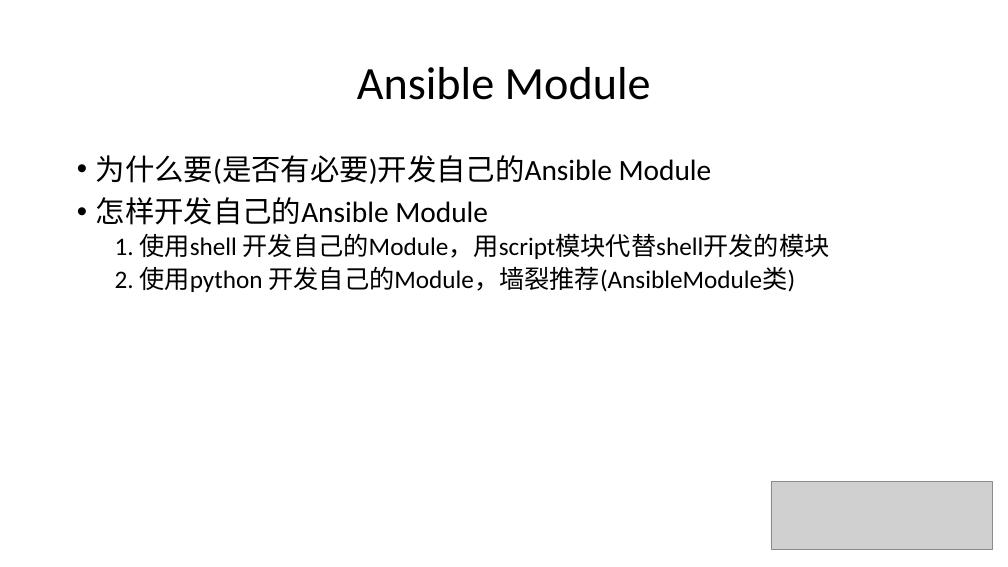
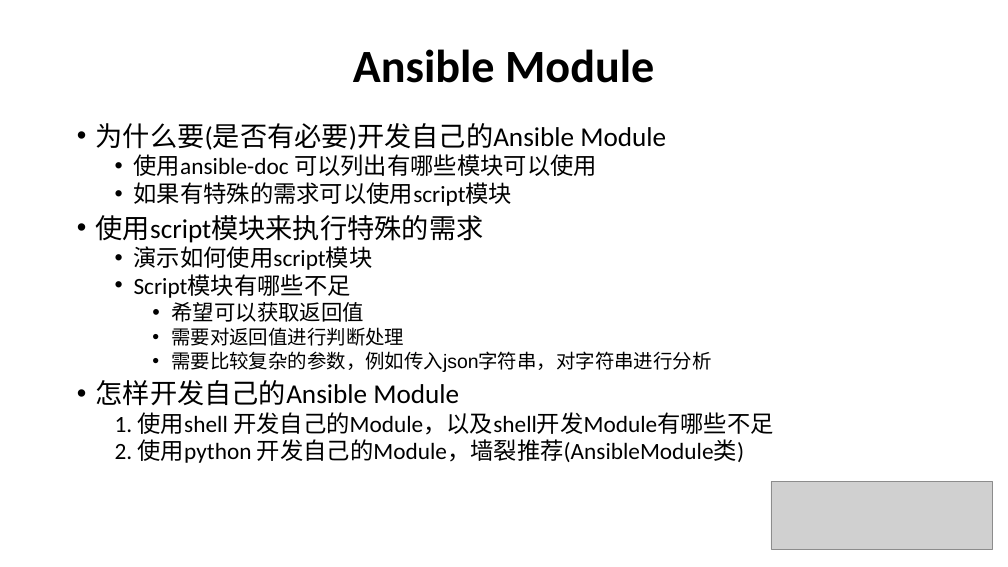
Before and after one commit to leeyan85/ansible-develop, a slide deck: slide 5 of 06-Ansible develop.pptx (slide 6 before the commit). Drawn at 1008x567 pixels with LibreOffice and Linux fonts; fonts in the diff are those of the drawing; grey boxes stand for pictures. Boxes give left, top, right and bottom in pixels: in the first picture for what was removed or moved away, otherwise in the second. Text is boxed around its words. In the diff, an @@ line names an element or a change of style, - is before the commit and + after.

```diff
--- a/06-Ansible develop.pptx
+++ b/06-Ansible develop.pptx
@@ title "Ansible Module": place and size @@
-title "Ansible Module" at <box>357,67,651,100</box>
+title "Ansible Module" at <box>353,49,654,83</box>
@@ title "Ansible Module" at <box>353,49,654,83</box>: bold on @@
@@ text "为什么要(是否有必要)开发自己的Ansible Module": place and size @@
-text "为什么要(是否有必要)开发自己的Ansible Module" at <box>96,155,830,292</box>
+text "为什么要(是否有必要)开发自己的Ansible Module" at <box>96,123,774,463</box>
@@ text at <box>96,123,744,463</box>: size 28 to 25.9 pt in "为什么要(是否有必要)开发自己的Ansible Module", "怎样开发自己的Ansible Module"; size 24 to 22.2 pt in "2. 使用python 开发自己的Module，墙裂推荐(AnsibleModule类)"; line spacing 0.9 to 0.8 @@
@@ text at <box>96,154,711,372</box>: paragraphs added @@
+  • 使用ansible-doc 可以列出有哪些模块可以使用
+  • 如果有特殊的需求可以使用script模块
+• 使用script模块来执行特殊的需求
+  • 演示如何使用script模块
+  • Script模块有哪些不足
+    • 希望可以获取返回值
+    • 需要对返回值进行判断处理
+    • 需要比较复杂的参数，例如传入json字符串，对字符串进行分析
@@ text at <box>115,412,774,435</box>: text changed; size 24 to 22.2 pt @@
-  1. 使用shell 开发自己的Module，用script模块代替shell开发的模块
+  1. 使用shell 开发自己的Module，以及shell开发Module有哪些不足
```
Also in this commit, not shown: 5 other slides changed, 1 slide added, 2 slides removed, 8 other files.
